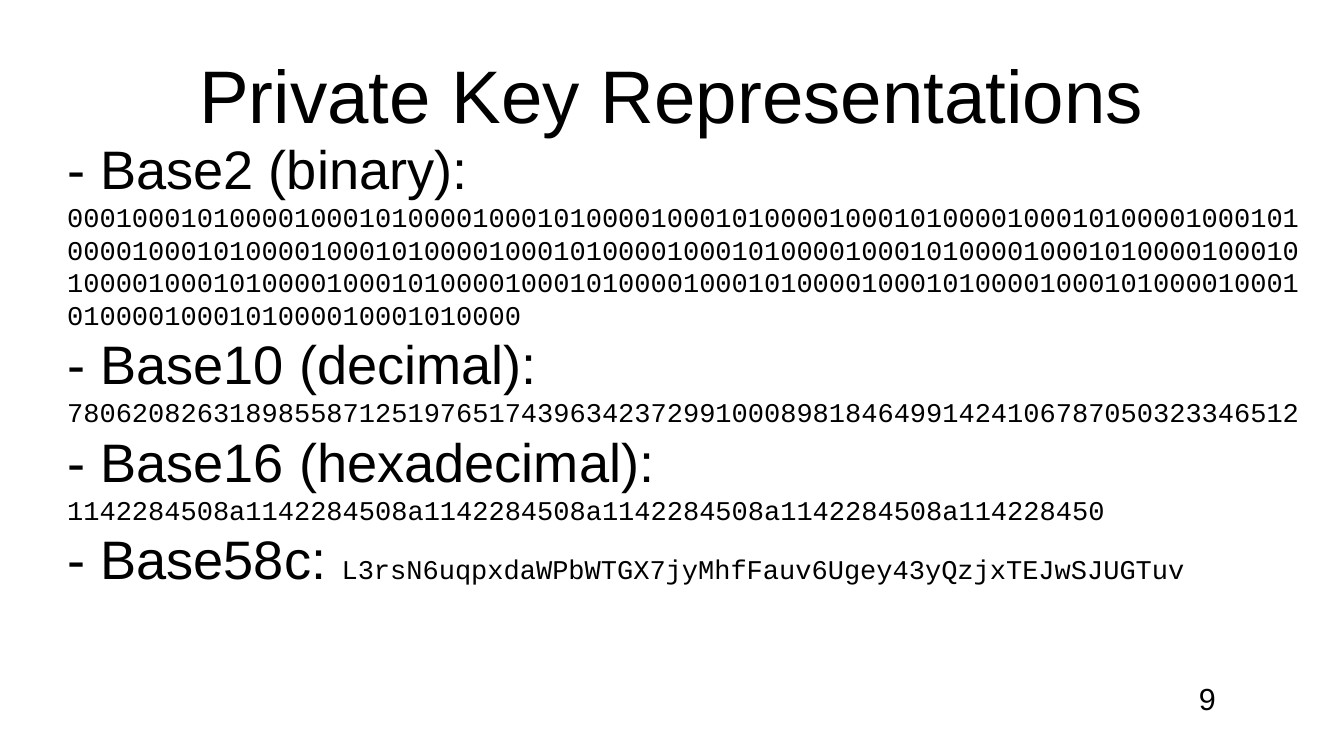
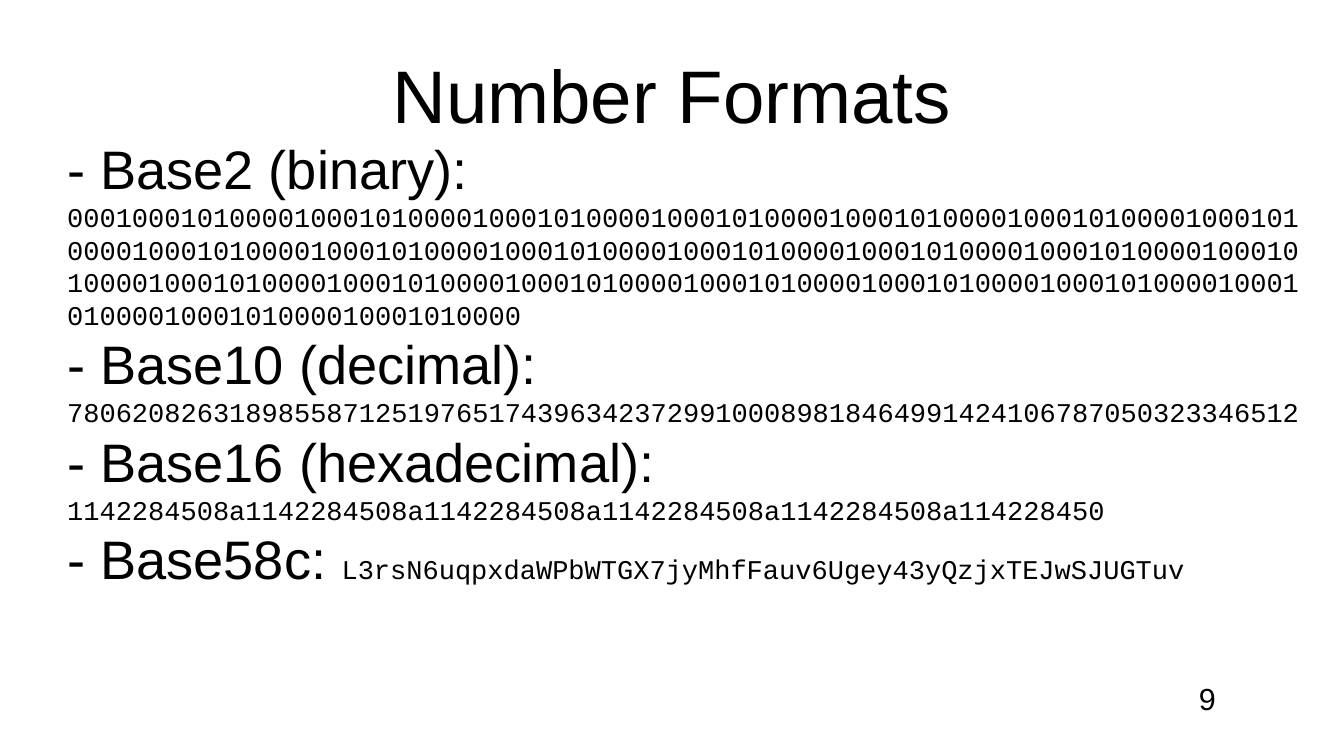
Before and after one commit to RaskaRuby/createSeedWords, a slide deck: slide 9 of slideShow.odp. Drawn at 1344x756 pixels with LibreOffice and Linux fonts; fonts in the diff are those of the drawing. Boxes give left, top, right and bottom in pixels: in the first picture for what was removed or moved away, otherwise in the second. Text is boxed around its words. In the diff, an @@ line names an element or a change of style, - is before the commit and + after.

```diff
--- a/slideShow.odp
+++ b/slideShow.odp
@@ title at [392,69,951,124]: text changed @@
-Private Key Representations
+Number Formats
```
Also in this commit, not shown: 8 other slides changed, 1 other file.
